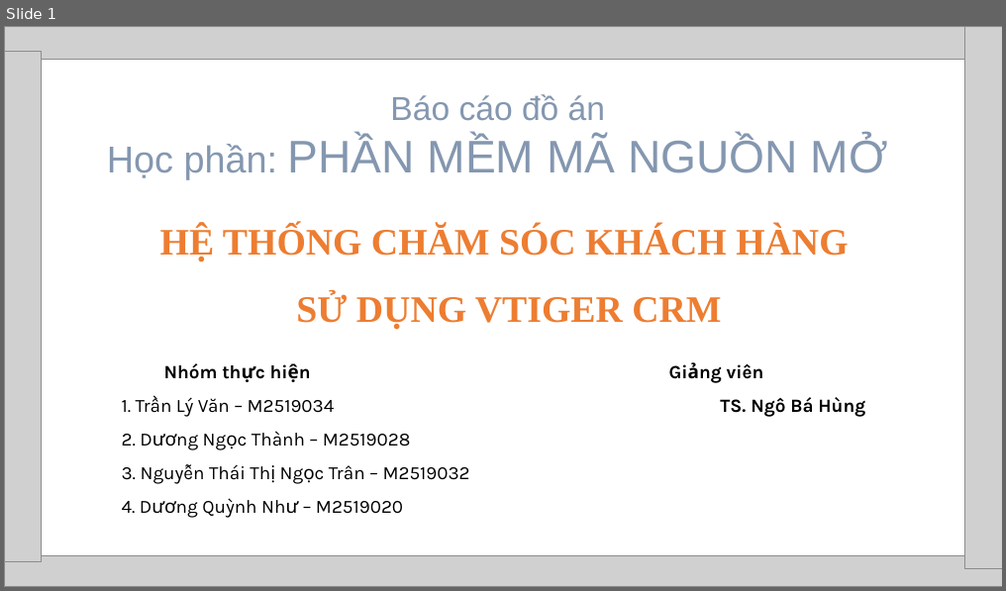
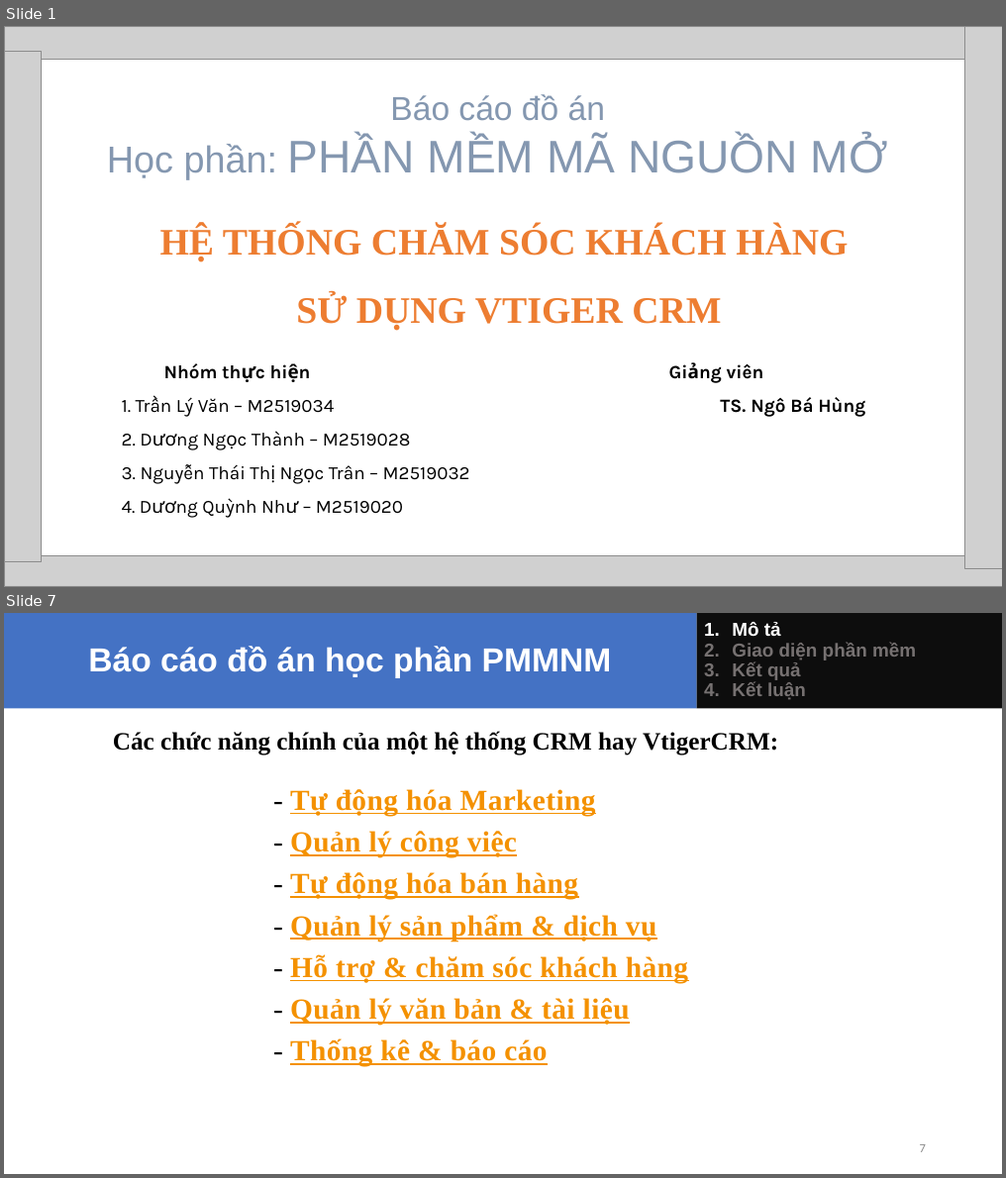
Before and after one commit to tranlyvan/CTH604_Nhom2_CRM, a slide deck: BaoCao/Bao cao Nhom (PMNM).pptx. Shown one above the other, each under a label of ours: slide 1 before the commit, slides 1 and 7 after it; the slides between them are not shown. The pictures are 1006x591 and 1006x1178 pixels, drawn with LibreOffice and Linux fonts; fonts in the diff are those of the drawing; grey boxes stand for pictures. Boxes give left, top, right and bottom in pixels: in the first picture for what was removed or moved away, otherwise in the second. Text is boxed around its words. In the diff, an @@ line names an element or a change of style, - is before the commit and + after.

```diff
--- a/BaoCao/Bao cao Nhom (PMNM).pptx
+++ b/BaoCao/Bao cao Nhom (PMNM).pptx
@@ slide 7 added at <box>4,613,1002,1174</box>, background #FFFFFF @@
@@ rectangle added at <box>4,613,696,709</box>, fill #4472C4, 32 pt, text #FFFFFF, bold @@
+Báo cáo đồ án học phần PMMNM
@@ rectangle added at <box>697,613,1002,709</box>, fill #0D0D0D, 18 pt, text #767171, bold @@
+1. Mô tả
+2. Giao diện phần mềm
+3. Kết quả
+4. Kết luận
@@ text added at <box>113,731,778,756</box>, 24 pt, text #000000, bold @@
+Các chức năng chính của một hệ thống CRM hay VtigerCRM:
@@ text added at <box>290,789,688,1067</box>, 28 pt, text #F49100, bold, underline @@
+- Tự động hóa Marketing
+- Quản lý công việc
+- Tự động hóa bán hàng
+- Quản lý sản phẩm & dịch vụ
+- Hỗ trợ & chăm sóc khách hàng
+- Quản lý văn bản & tài liệu
+- Thống kê & báo cáo
@@ page number added at <box>920,1145,926,1153</box>, 12 pt, text #8B8B8B @@
+7
```
Also in this commit, not shown: 9 other slides added.
